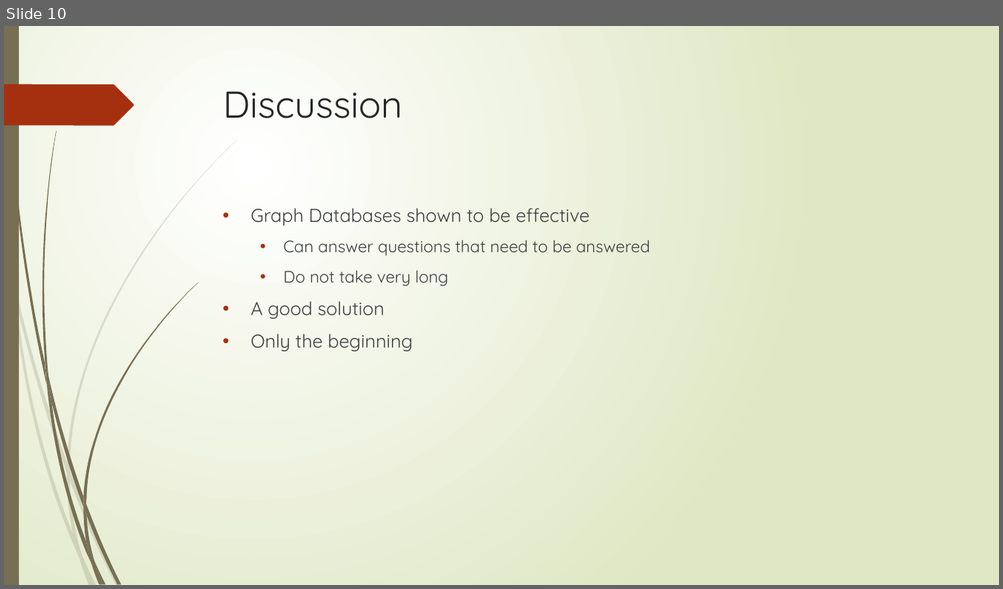
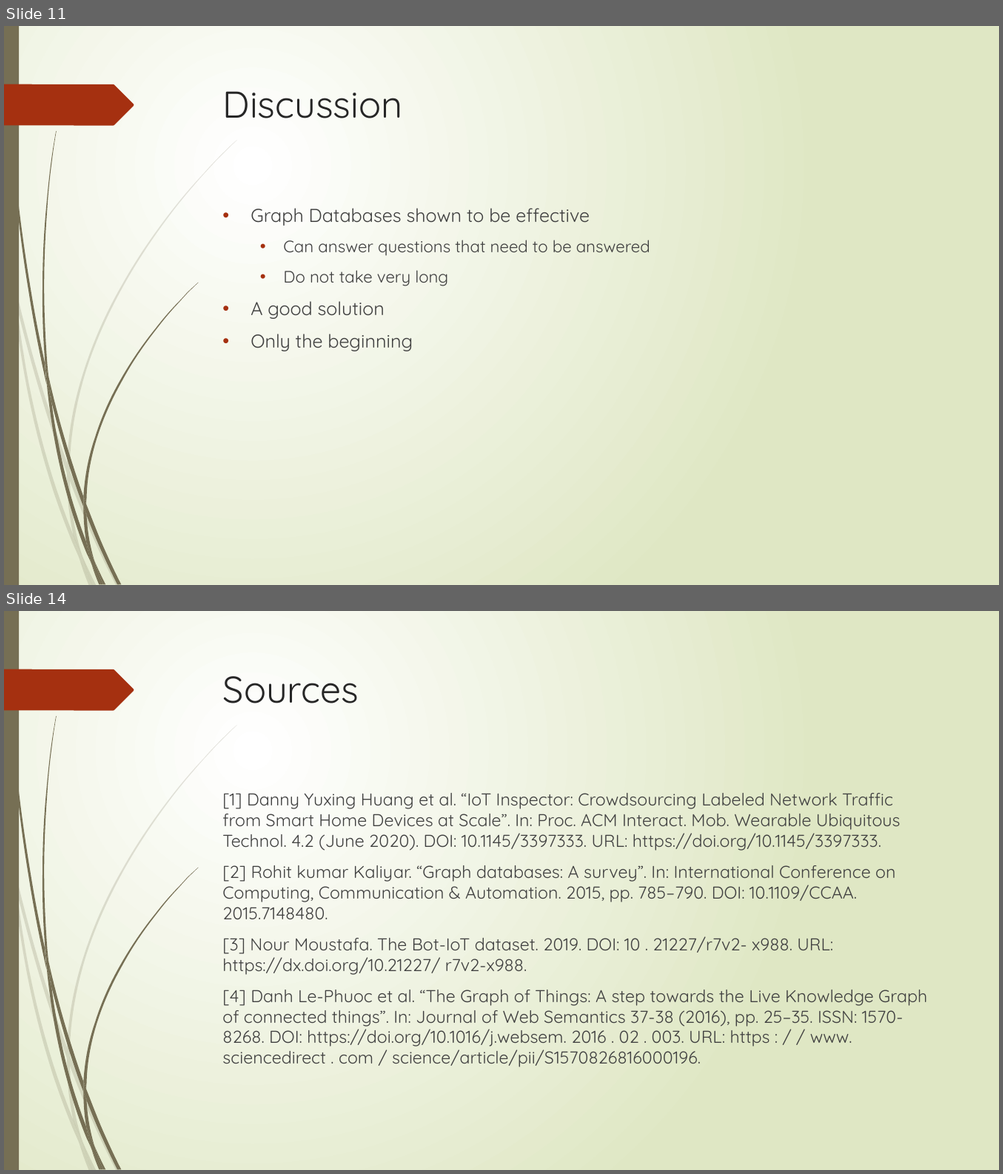
Before and after one commit to coltersnyder/CSCI598BFinalProject, a slide deck: FinalPresentation.pptx. Shown one above the other, each under a label of ours: slide 10 before the commit, slides 11 and 14 after it; the slides between them are not shown. The pictures are 1003x589 and 1003x1174 pixels, drawn with LibreOffice and Linux fonts; fonts in the diff are those of the drawing. Boxes give left, top, right and bottom in pixels: in the first picture for what was removed or moved away, otherwise in the second. Text is boxed around its words. In the diff, an @@ line names an element or a change of style, - is before the commit and + after.

```diff
--- a/FinalPresentation.pptx
+++ b/FinalPresentation.pptx
@@ slide 14 added at box(4, 611, 999, 1170), background gradient #FFFFFF to #DFE8C4; not listed: 24 template elements that a slide beside it also shows @@
@@ title added at box(223, 676, 358, 703), 36 pt, text #262626 @@
+Sources
@@ text added at box(222, 793, 927, 1068), 16.6 pt, text #404040 @@
+[1] Danny Yuxing Huang et al. “IoT Inspector: Crowdsourcing Labeled Network Traffic from Smart Home Devices at Scale”. In: Proc. ACM Interact. Mob. Wearable Ubiquitous Technol. 4.2 (June 2020). DOI: 10.1145/3397333. URL: https://doi.org/10.1145/3397333.
+[2] Rohit kumar Kaliyar. “Graph databases: A survey”. In: International Conference on Computing, Communication & Automation. 2015, pp. 785–790. DOI: 10.1109/CCAA. 2015.7148480.
+[3] Nour Moustafa. The Bot-IoT dataset. 2019. DOI: 10 . 21227/r7v2- x988. URL: https://dx.doi.org/10.21227/ r7v2-x988.
+[4] Danh Le-Phuoc et al. “The Graph of Things: A step towards the Live Knowledge Graph of connected things”. In: Journal of Web Semantics 37-38 (2016), pp. 25–35. ISSN: 1570-8268. DOI: https://doi.org/10.1016/j.websem. 2016 . 02 . 003. URL: https : / / www. sciencedirect . com / science/article/pii/S1570826816000196.
@@ what was slide 10 is now slide 11 @@
```
Also in this commit, not shown: 4 slides changed, 2 other slides added, 1 slide removed.
